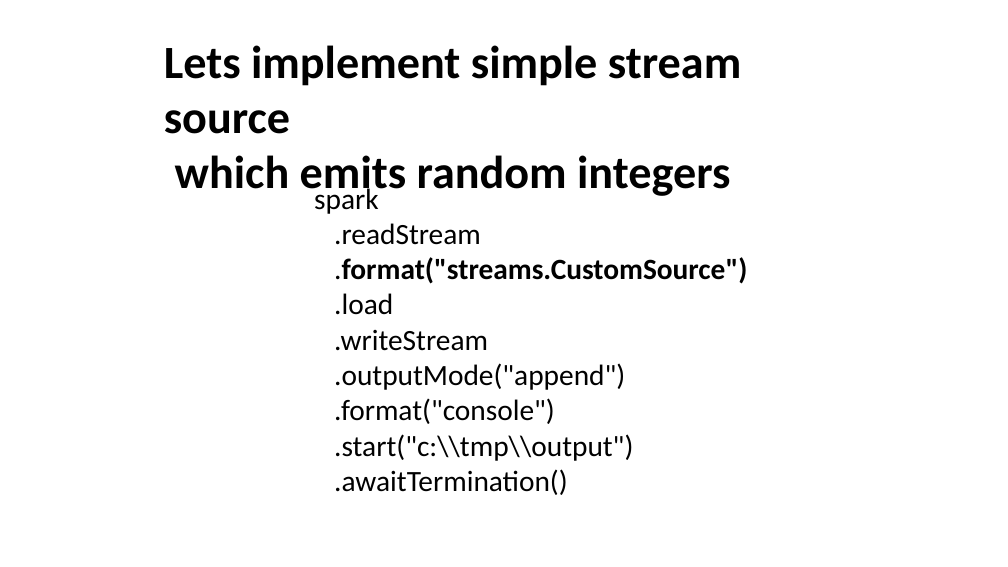
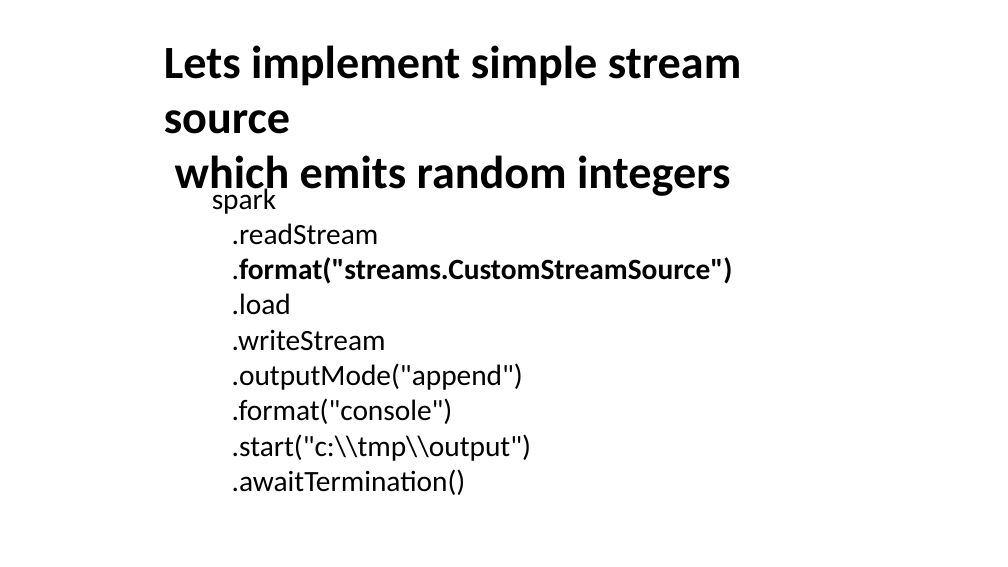
Before and after one commit to nkudinov/apache_spark_pptx, a slide deck: slide 3 of Spark_Custom_Stream_Sources.pptx. Drawn at 1008x567 pixels with LibreOffice and Linux fonts; fonts in the diff are those of the drawing. Boxes give left, top, right and bottom in pixels: in the first picture for what was removed or moved away, otherwise in the second. Text is boxed around its words. In the diff, an @@ line names an element or a change of style, - is before the commit and + after.

Commit message:
add custom stream source v1

```diff
--- a/Spark_Custom_Stream_Sources.pptx
+++ b/Spark_Custom_Stream_Sources.pptx
@@ text "spark": place and size @@
-text "spark" at (314, 184, 747, 495)
+text "spark" at (212, 184, 733, 495)
@@ text at (232, 257, 733, 284): text changed @@
-.format("streams.CustomSource")
+.format("streams.CustomStreamSource")
```
Also in this commit, not shown: 3 other slides changed, 3 slides added.
